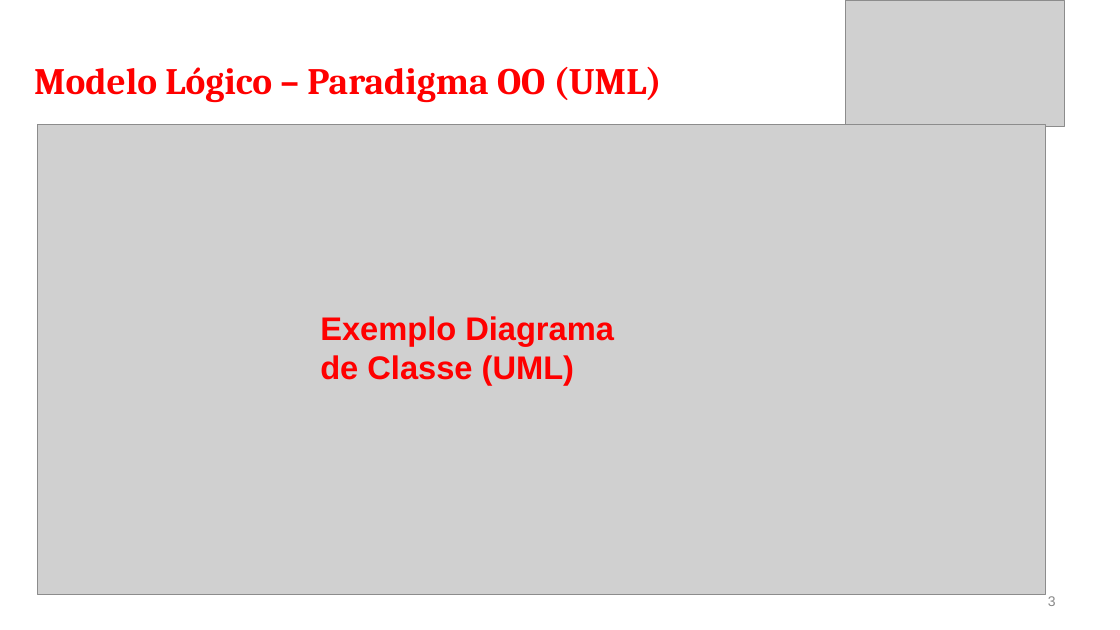
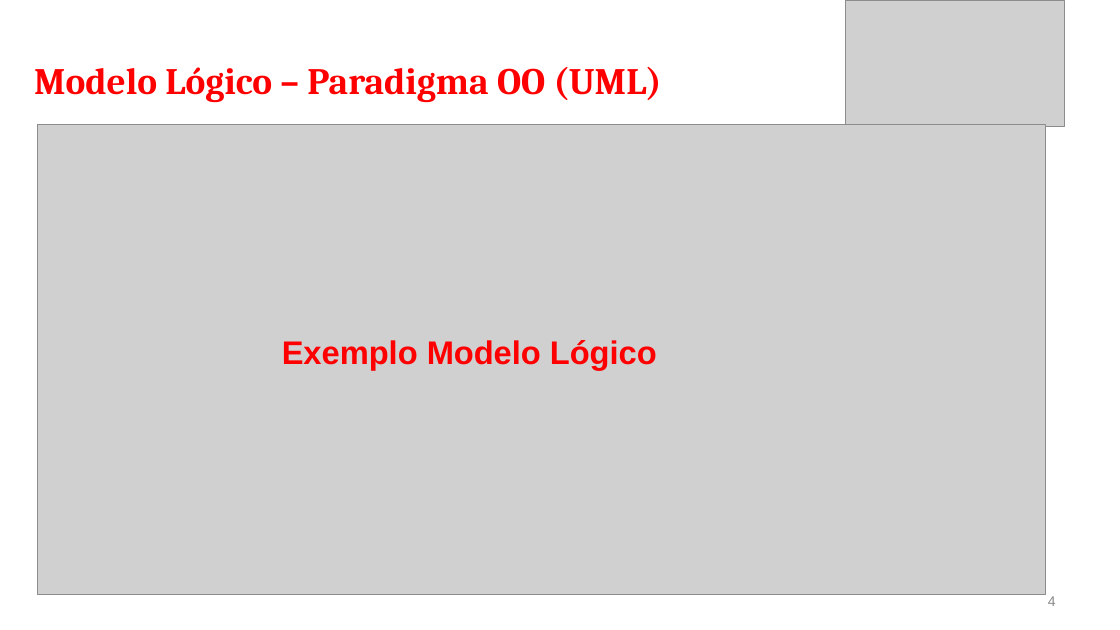
Before and after one commit to CloudEducationBrazil/WydenBancoDados, a slide deck: slide 4 of 01 Classes/Aula03- BD Dinâmica Modelo de Domínio.pptx (slide 3 before the commit). Drawn at 1120x630 pixels with LibreOffice and Linux fonts; fonts in the diff are those of the drawing; grey boxes stand for pictures. Boxes give left, top, right and bottom in pixels: in the first picture for what was removed or moved away, otherwise in the second. Text is boxed around its words. In the diff, an @@ line names an element or a change of style, - is before the commit and + after.

```diff
--- a/01 Classes/Aula03- BD Dinâmica Modelo de Domínio.pptx
+++ b/01 Classes/Aula03- BD Dinâmica Modelo de Domínio.pptx
@@ text at <box>282,340,657,370</box>: text changed @@
-Exemplo Diagrama de Classe (UML)
+Exemplo Modelo Lógico
@@ page number at <box>1048,596,1056,606</box>: text changed @@
-3
+4
```
Also in this commit, not shown: 1 other slide changed, 1 slide added, 5 other files.
